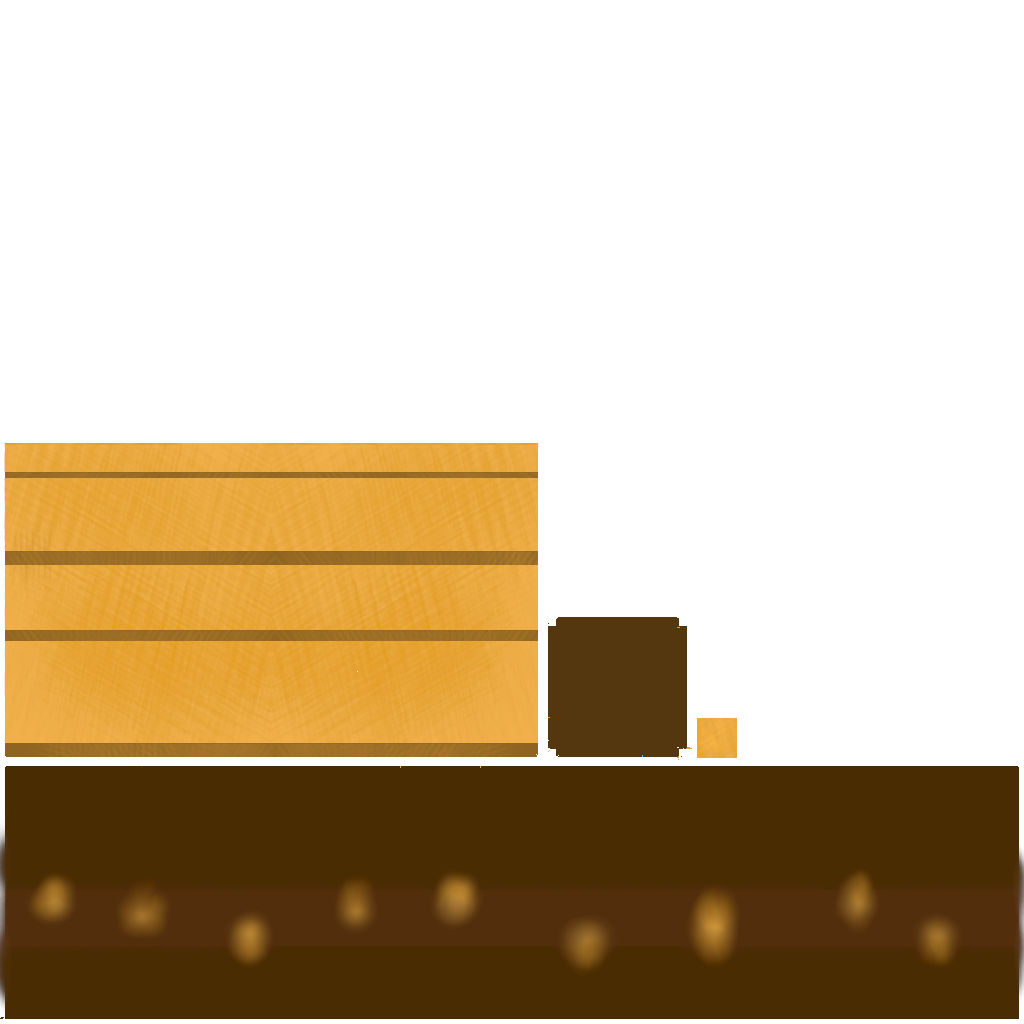
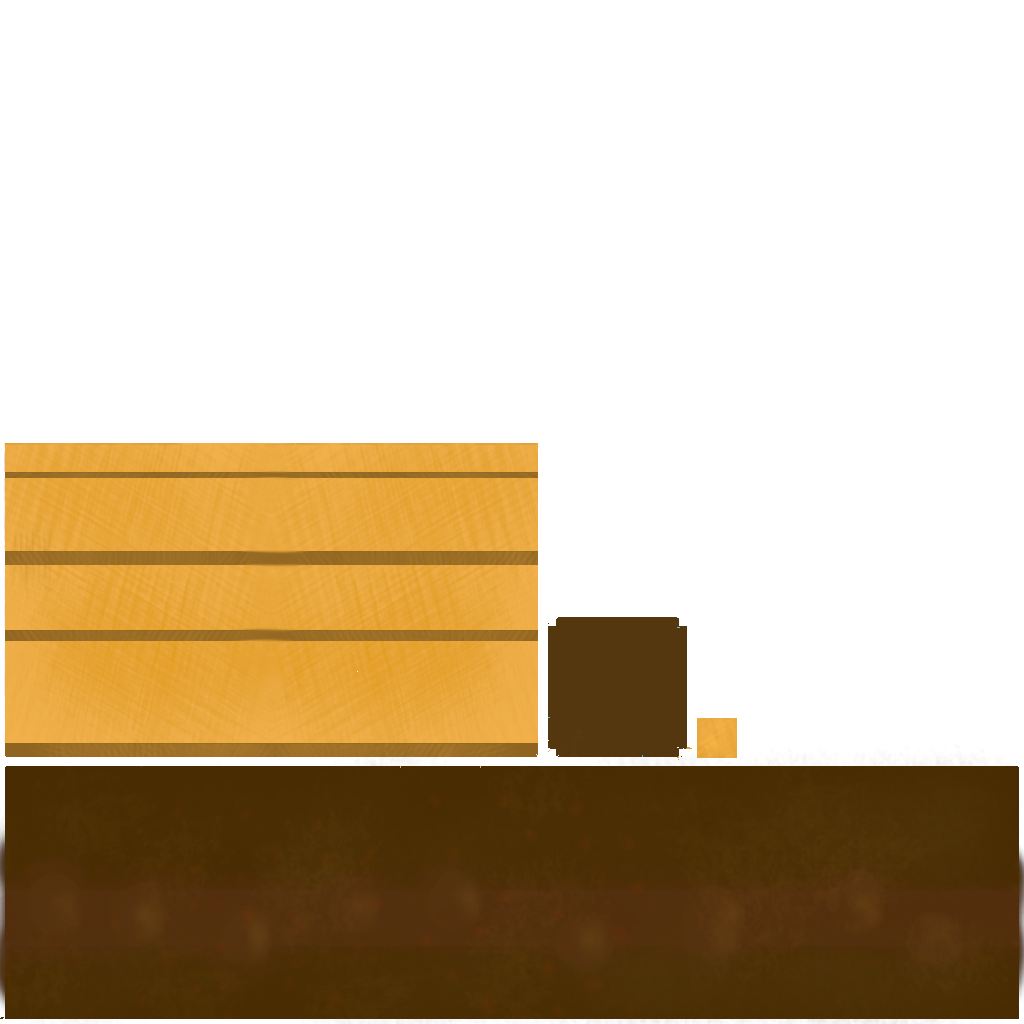
Layer changes from the first 1024×1024 image to the second:
renamed "secondlayer" to "StrawRoof.png", showed it, painted on it over box(0, 443, 1024, 1024)
removed layer "StrawRoof.png #1" over box(0, 443, 1024, 1024)
